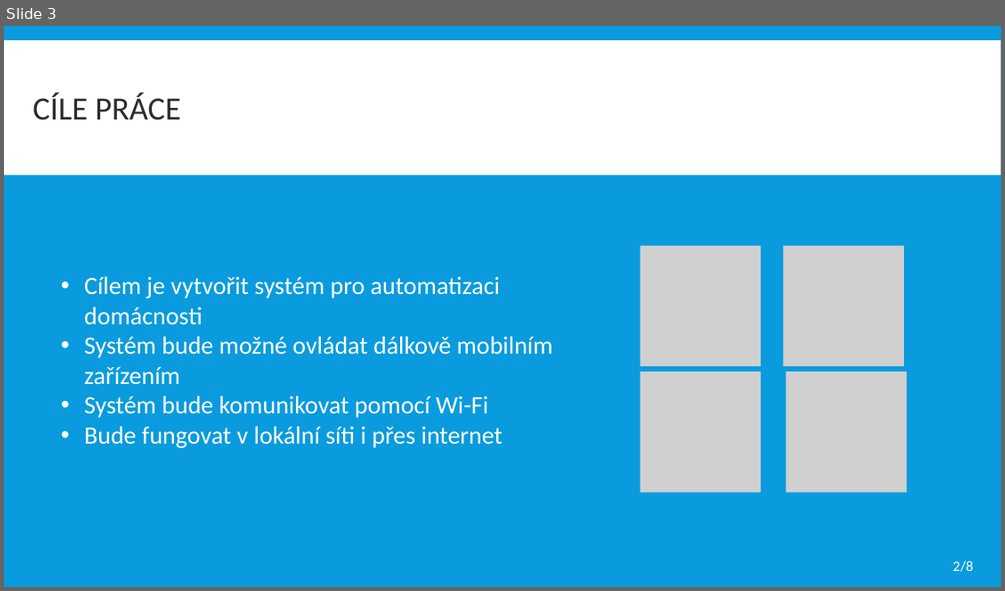
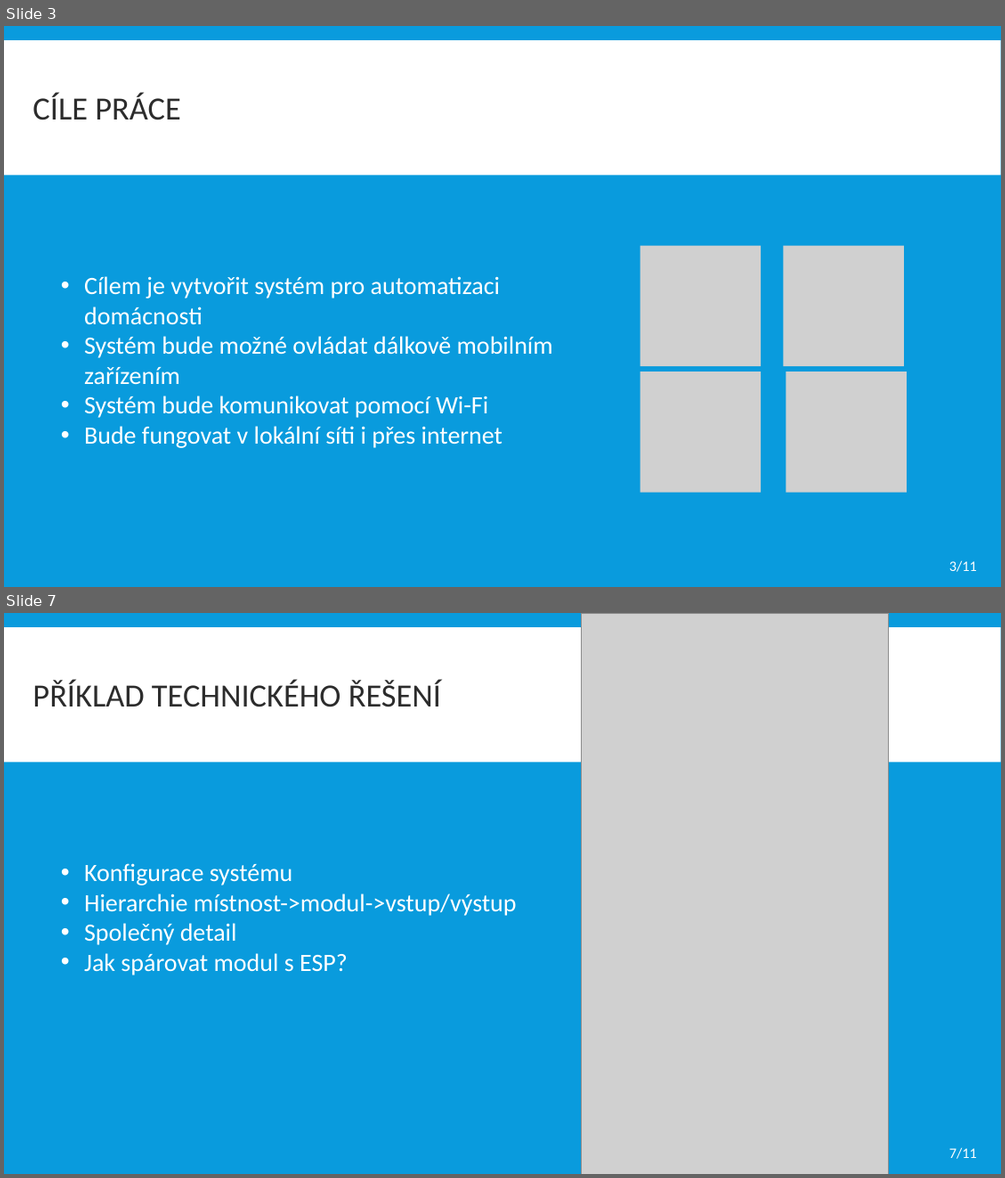
Before and after one commit to dinoq/RPi-Smart-Home, a slide deck: BP/Obhajoba BP/2021/ITT prezentace.pptx. Shown one above the other, each under a label of ours: slide 3 before the commit, slides 3 and 7 after it; the slides between them are not shown. The pictures are 1005x591 and 1005x1178 pixels, drawn with LibreOffice and Linux fonts; fonts in the diff are those of the drawing; grey boxes stand for pictures. Boxes give left, top, right and bottom in pixels: in the first picture for what was removed or moved away, otherwise in the second. Text is boxed around its words. In the diff, an @@ line names an element or a change of style, - is before the commit and + after.

```diff
--- a/BP/Obhajoba BP/2021/ITT prezentace.pptx
+++ b/BP/Obhajoba BP/2021/ITT prezentace.pptx
@@ slide 7 added at <box>4,613,1001,1174</box>, background #099BDD; not listed: 1 template element that a slide beside it also shows @@
@@ picture added at <box>582,613,889,1174</box> @@
@@ text added at <box>32,679,441,707</box>, 31.2 pt, text #2C2C2C @@
+PŘÍKLAD TECHNICKÉHO ŘEŠENÍ
@@ text added at <box>84,863,517,975</box>, 24 pt, text #FFFFFF @@
+• Konfigurace systému
+• Hierarchie místnost->modul->vstup/výstup
+• Společný detail
+• Jak spárovat modul s ESP?
@@ text added at <box>949,1147,977,1159</box>, 14 pt, text #FFFFFF @@
+7/11
@@ slide 3 changed as well @@
@@ text at <box>949,560,977,572</box>: text changed @@
-2/8
+3/11
```
Also in this commit, not shown: 1 other slide changed, 8 other slides added, 2 slides removed, 11 other files.
